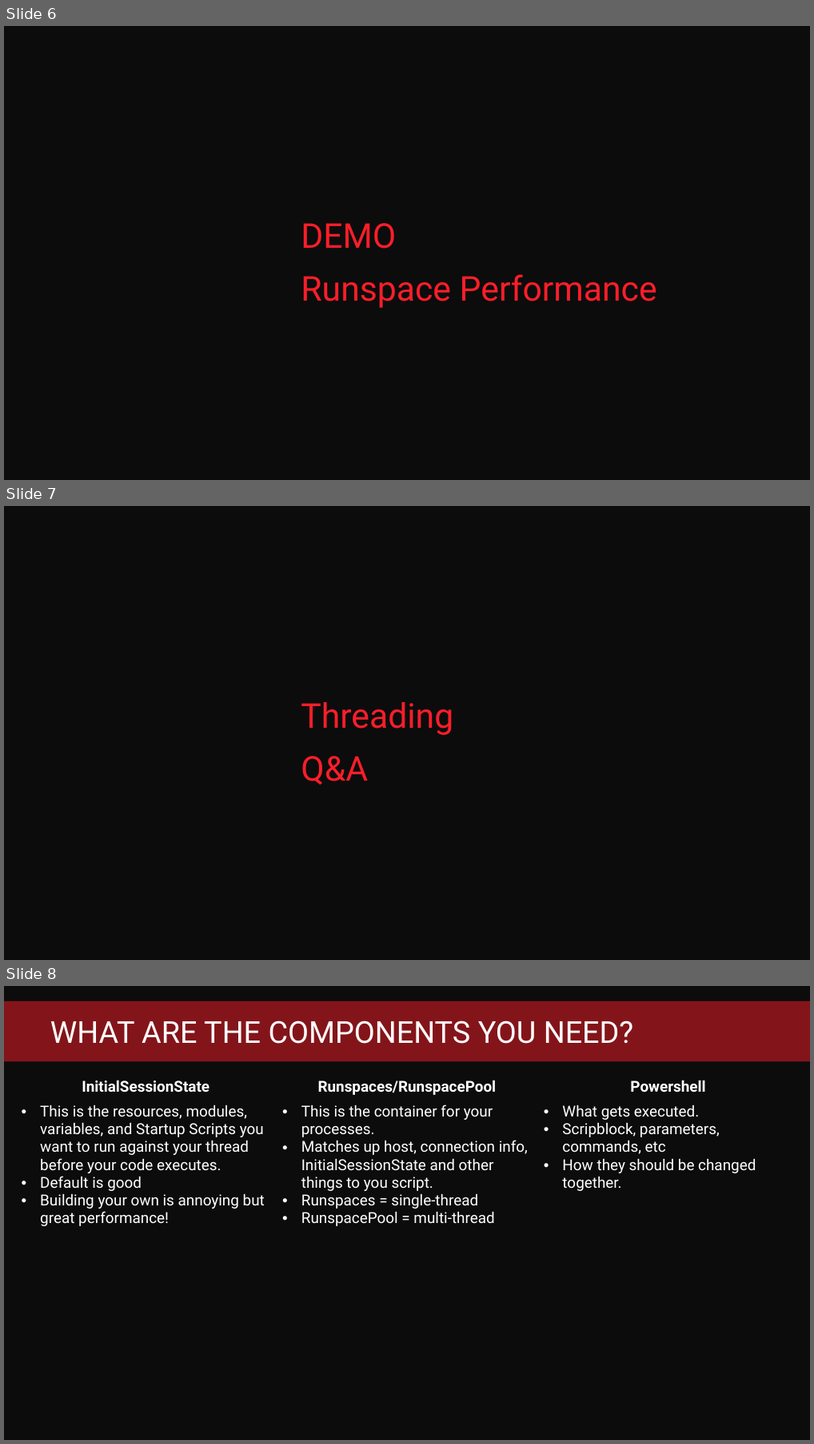
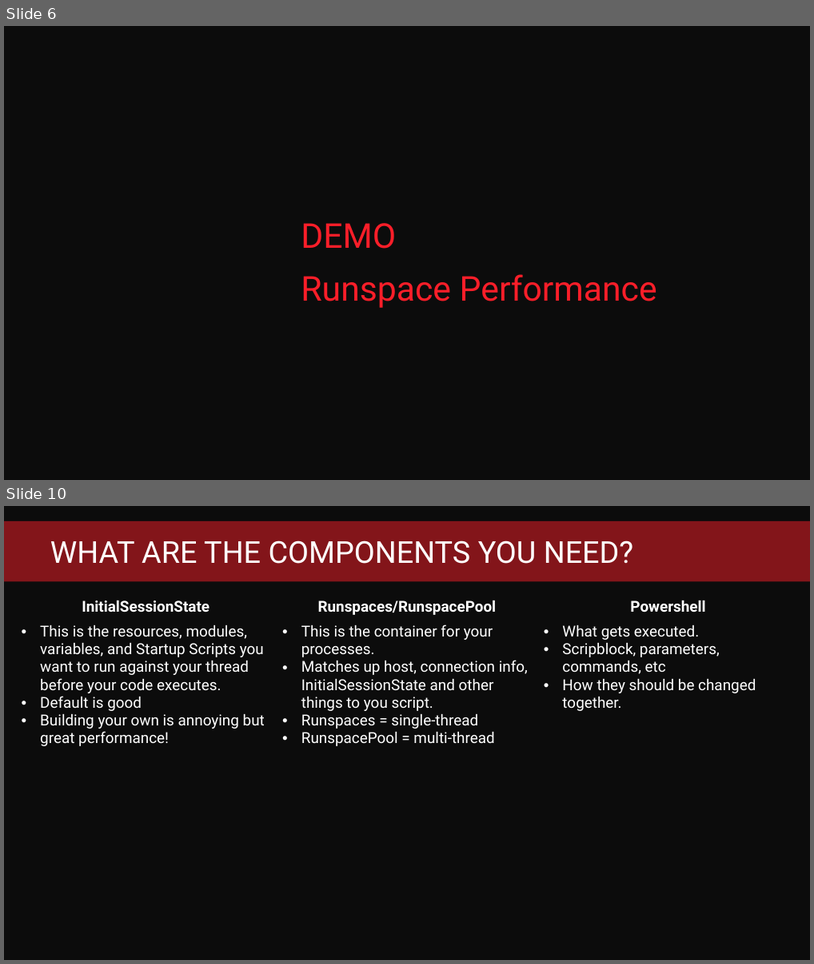
Before and after one commit to jpscripter/Runspaces, a slide deck: High-performance powershell through the magic of runspaces.pptx. Shown one above the other, each under a label of ours: slides 6, 7 and 8 before the commit, slides 6 and 10 after it; the slides between them are not shown. The pictures are 814x1444 and 814x964 pixels, drawn with LibreOffice and Linux fonts; fonts in the diff are those of the drawing; background and template pictures are left out. Boxes give left, top, right and bottom in pixels: in the first picture for what was removed or moved away, otherwise in the second. Text is boxed around its words. In the diff, an @@ line names an element or a change of style, - is before the commit and + after.

```diff
--- a/High-performance powershell through the magic of runspaces.pptx
+++ b/High-performance powershell through the magic of runspaces.pptx
@@ slide 7 removed at [4, 506, 810, 960], background #0C0C0C @@
@@ text removed at [301, 702, 454, 784] @@
-Threading
-Q&A
@@ what was slide 8 is now slide 10 @@
```
Also in this commit, not shown: 6 slides changed, 3 slides added.
